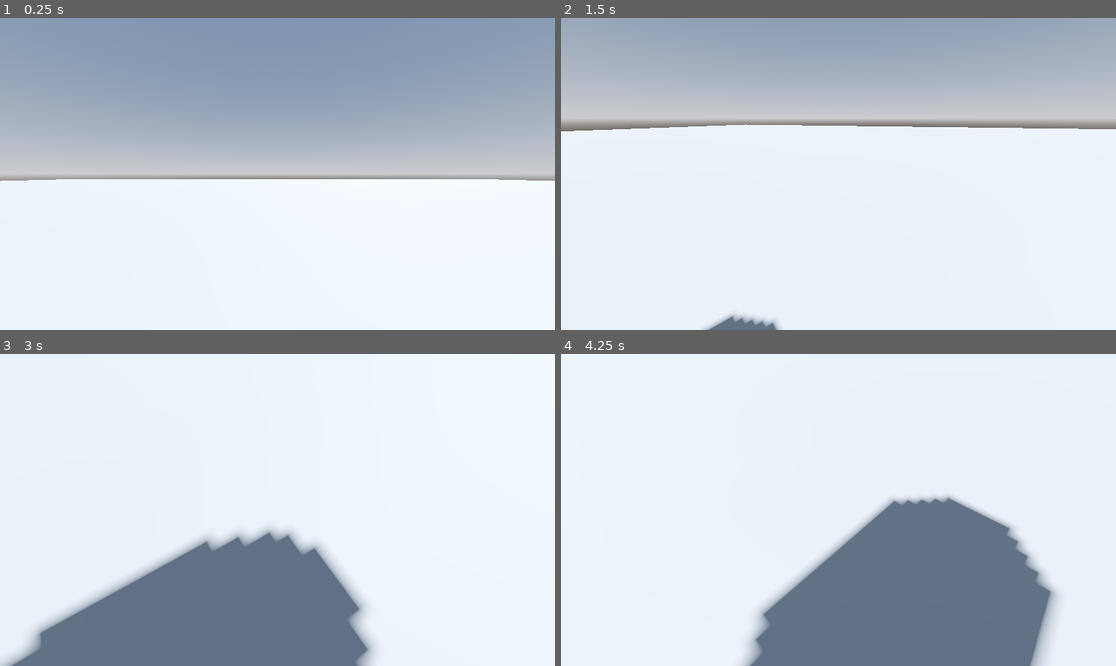
Above: before the commit, frames 1-4 (two rows, left to right).
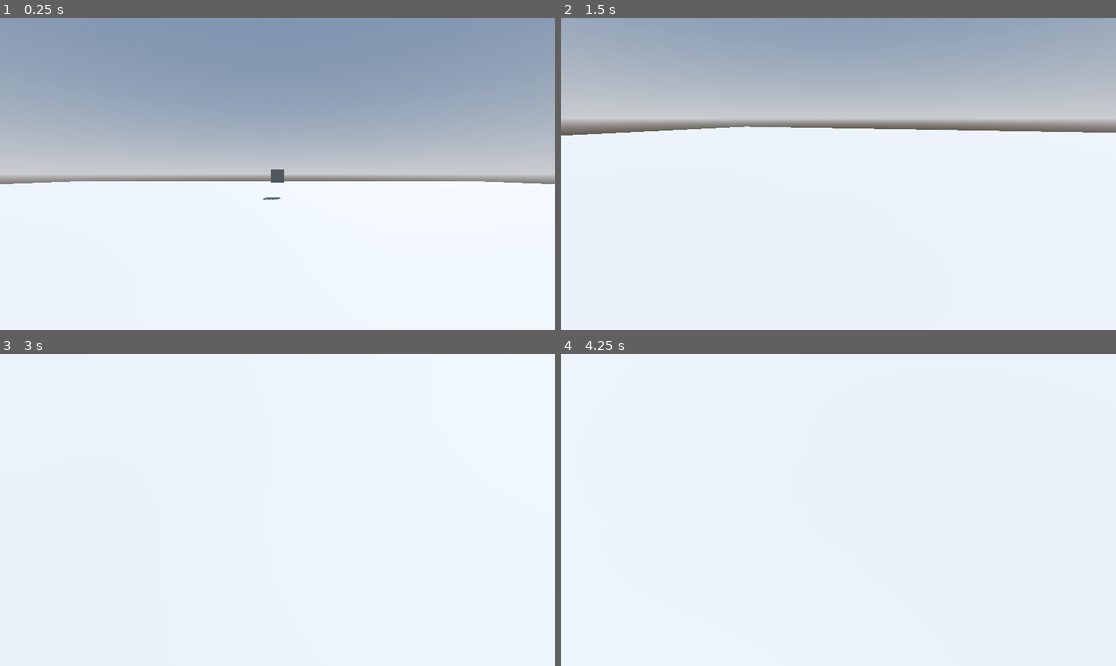
Above: after the commit, the same moments.

Repository: CSbean/Tower-Blaster
Game: Godot game, scene res://world.tscn
Same seed, same stepped clock (60 frames per second), same inputs: the game is played once before the commit and once after it.
Inputs (mouse positions are in pixels of both pictures, inside the frame that each line leads up to):
- Up to frame 1 (0.25 s): no input
- Up to frame 2 (1.5 s): move the mouse to (960, 158) at 0.52 s; hold D (move_right) 0.53-1.28 s; tap W (move_foward) at 0.6, 1.35 s; tap Space (jump) at 0.77 s; move the mouse to (727, 189) at 1.27 s; hold S (move_back) from 1.28 s (still down)
- Up to frame 3 (3 s): tap Space (jump) at 1.52 s; move the mouse to (333, 441) at 2.02 s; release S (move_back) at 2.03 s; hold D (move_right) from 2.03 s (still down); tap W (move_foward) at 2.1, 2.85 s; tap Enter at 2.75 s; move the mouse to (249, 572) at 2.77 s
- Up to frame 4 (4.25 s): tap Space (jump) at 3.02, 3.77 s; move the mouse to (1005, 556) at 3.52 s; release D (move_right) at 3.53 s; hold A (move_left) from 3.53 s (still down); tap W (move_foward) at 3.6 s

The runs differ from the first frame. In frame 1, 0.8% of the frame differs, in the area x 0-100%, y 48-59%; in frame 2, 1.4%; in frame 3, 20%; in frame 4, 23%, in the area x 32-90%, y 45-100%.

Commit message:
started the turret scene

Diff:
--- a/tower-blaster/character_body_3d.gd
+++ b/tower-blaster/character_body_3d.gd
@@ -1,14 +1,20 @@
 extends CharacterBody3D
+class_name Player
 
-
+# https://www.youtube.com/watch?v=fAVetlIROXM
 const SPEED = 5.0
 const JUMP_VELOCITY = 4.5
 
+@onready var camera_3d: Camera3D = $Camera3D
+@onready var ray_cast_3d: RayCast3D = $Camera3D/RayCast3D
+
 var look_dir: Vector2
-@onready var camera_3d: Camera3D = $Camera3D
 var camra_sense := 50
 var capMouse := false
 
+func _process(delta: float) -> void:
+	#if ray_cast_3d.is_colliding() and ray_cast_3d.get_collider()
+		pass
 
 func _physics_process(delta: float) -> void:
 	# Add the gravity.
--- /dev/null
+++ b/tower-blaster/turret.tscn
@@ -0,0 +1,7 @@
+[gd_scene format=3 uid="uid://cmwrmmjohrkn7"]
+
+[node name="turret" type="Node3D" unique_id=1242701056]
+
+[node name="turretBace" type="Node3D" parent="." unique_id=361368607]
+
+[node name="turretTop" type="Node3D" parent="turretBace" unique_id=590238690]
--- a/tower-blaster/world.tscn
+++ b/tower-blaster/world.tscn
@@ -28,19 +28,30 @@
 transform = Transform3D(-0.8660254, -0.43301278, 0.25, 0, 0.49999997, 0.86602545, -0.50000006, 0.75, -0.43301266, 0, 0, 0)
 shadow_enabled = true
 
-[node name="CSGBox3D" type="CSGBox3D" parent="." unique_id=1148420619]
+[node name="floor" type="CSGBox3D" parent="." unique_id=1148420619]
 transform = Transform3D(1, 0, 0, 0, 1, 0, 0, 0, 1, 0, -0.25, 0)
 use_collision = true
 size = Vector3(100, 0.5, 100)
 
-[node name="CharacterBody3D" type="CharacterBody3D" parent="." unique_id=2107971574]
+[node name="Player" type="CharacterBody3D" parent="." unique_id=2107971574]
 transform = Transform3D(1, 0, 0, 0, 1, 0, 0, 0, 1, 0, 1.5406945, 0)
 script = ExtResource("1_f3sb7")
 
-[node name="CollisionShape3D" type="CollisionShape3D" parent="CharacterBody3D" unique_id=1135599891]
+[node name="CollisionShape3D" type="CollisionShape3D" parent="Player" unique_id=1135599891]
+visible = false
 shape = SubResource("CapsuleShape3D_tlwt5")
 
-[node name="MeshInstance3D" type="MeshInstance3D" parent="CharacterBody3D" unique_id=373972582]
+[node name="MeshInstance3D" type="MeshInstance3D" parent="Player" unique_id=373972582]
+visible = false
 mesh = SubResource("CapsuleMesh_aqk2v")
 
-[node name="Camera3D" type="Camera3D" parent="CharacterBody3D" unique_id=2032549112]
+[node name="Camera3D" type="Camera3D" parent="Player" unique_id=2032549112]
+transform = Transform3D(1, 0, 0, 0, 1, 0, 0, 0, 1, 0, 0.5877781, 0)
+
+[node name="RayCast3D" type="RayCast3D" parent="Player/Camera3D" unique_id=38043194]
+transform = Transform3D(1, 0, 0, 0, -4.3711385e-08, -0.99999994, 0, 0.99999994, -4.3711385e-08, 0, 0, 0)
+target_position = Vector3(0, -10, 0)
+
+[node name="CSGBox3D2" type="CSGBox3D" parent="." unique_id=1182585433]
+transform = Transform3D(1, 0, 0, 0, 1, 0, 0, 0, 1, 0, 1.6984379, -16.00705)
+use_collision = true
